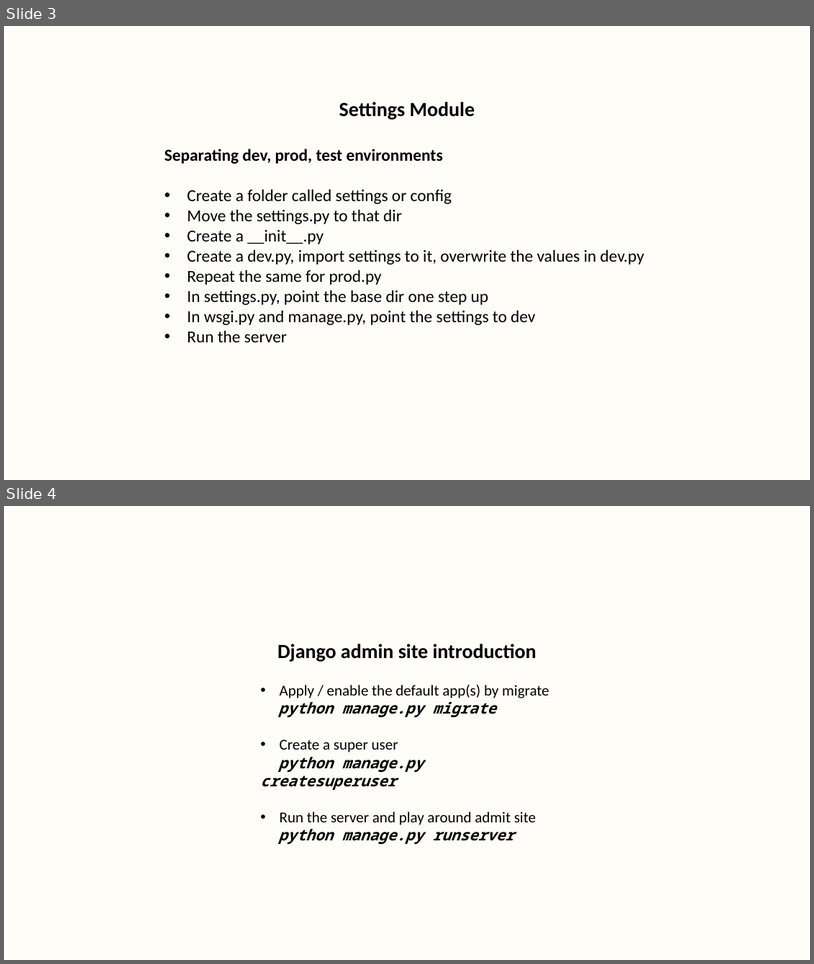
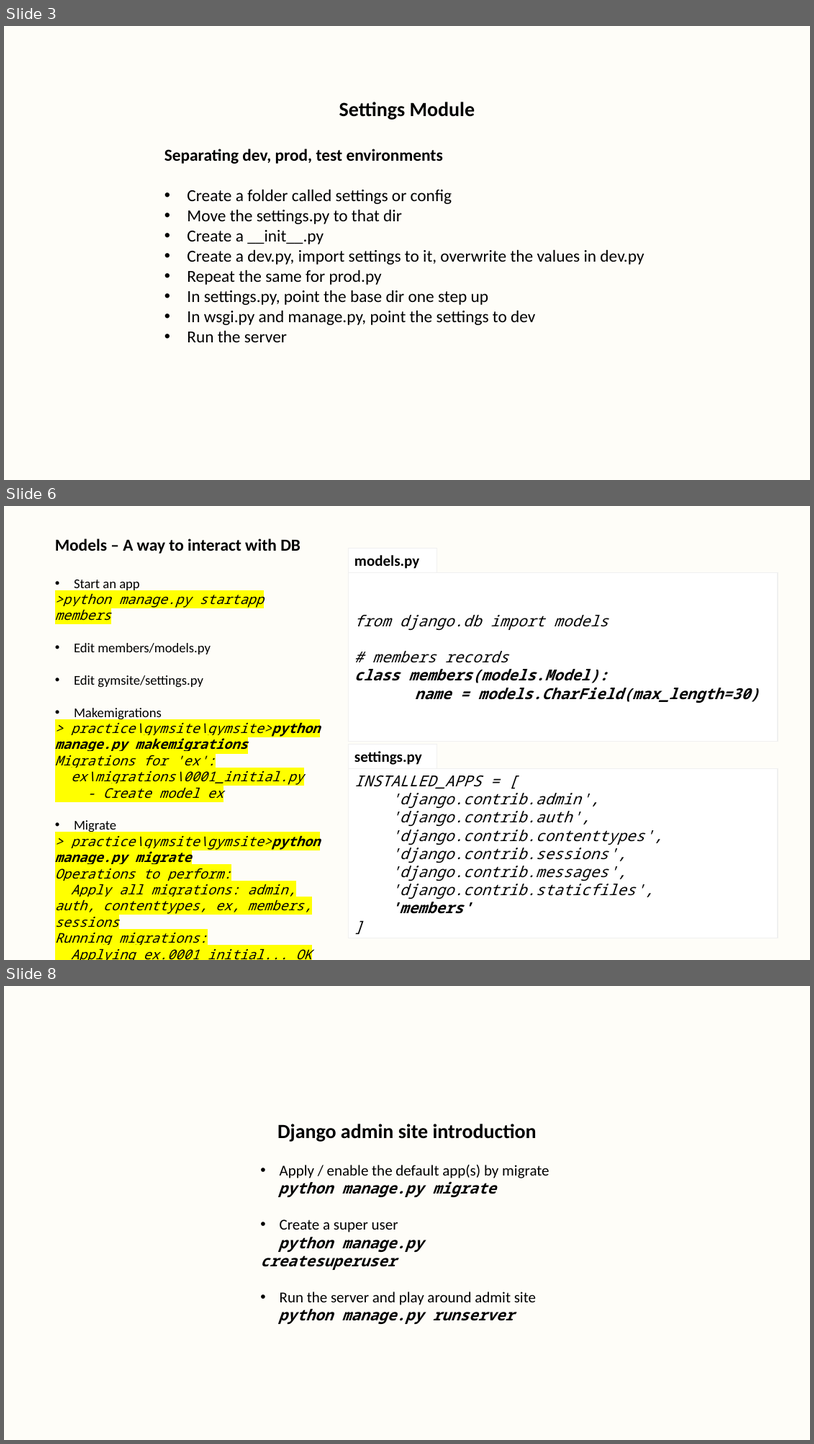
Before and after one commit to dharaneya/gym_web_app, a slide deck: practical_notes.pptx. Shown one above the other, each under a label of ours: slides 3 and 4 before the commit, slides 3, 6 and 8 after it; the slides between them are not shown. The pictures are 814x964 and 814x1444 pixels, drawn with LibreOffice and Linux fonts; fonts in the diff are those of the drawing. Boxes give left, top, right and bottom in pixels: in the first picture for what was removed or moved away, otherwise in the second. Text is boxed around its words. In the diff, an @@ line names an element or a change of style, - is before the commit and + after.

```diff
--- a/practical_notes.pptx
+++ b/practical_notes.pptx
@@ slide 6 added at (x1=4, y1=506, x2=810, y2=960), background #FEFDF8 @@
@@ text added at (x1=55, y1=538, x2=320, y2=960), 16 pt, text #000000, italic @@
+Models – A way to interact with DB
+• Start an app
+>python manage.py startapp members
+• Edit members/models.py
+• Edit gymsite/settings.py
+• Makemigrations
+> practice\gymsite\gymsite>python manage.py makemigrations
+Migrations for 'ex':
+ex\migrations\0001_initial.py
+- Create model ex
+• Migrate
+> practice\gymsite\gymsite>python manage.py migrate
+Operations to perform:
+Apply all migrations: admin, auth, contenttypes, ex, members, sessions
+Running migrations:
+Applying ex.0001_initial... OK
@@ rectangle added at (x1=349, y1=548, x2=437, y2=572), fill #FFFFFF, outline #F0F0F0 0.75 pt, 18 pt, text #000000, bold @@
+models.py
@@ rectangle added at (x1=349, y1=572, x2=778, y2=741), fill #FFFFFF, outline #F0F0F0 1 pt, 18 pt, text #000000, bold, italic @@
+from django.db import models
+# members records
+class members(models.Model):
+name = models.CharField(max_length=30)
@@ rectangle added at (x1=349, y1=744, x2=437, y2=769), fill #FFFFFF, outline #F0F0F0 0.75 pt, 18 pt, text #000000, bold @@
+settings.py
@@ rectangle added at (x1=349, y1=769, x2=778, y2=937), fill #FFFFFF, outline #F0F0F0 1 pt, 18 pt, text #000000, italic @@
+INSTALLED_APPS = [
+'django.contrib.admin',
+'django.contrib.auth',
+'django.contrib.contenttypes',
+'django.contrib.sessions',
+'django.contrib.messages',
+'django.contrib.staticfiles',
+'members'
+]
@@ what was slide 4 is now slide 8 @@
```
Also in this commit, not shown: 1 slide changed, 3 other slides added.
